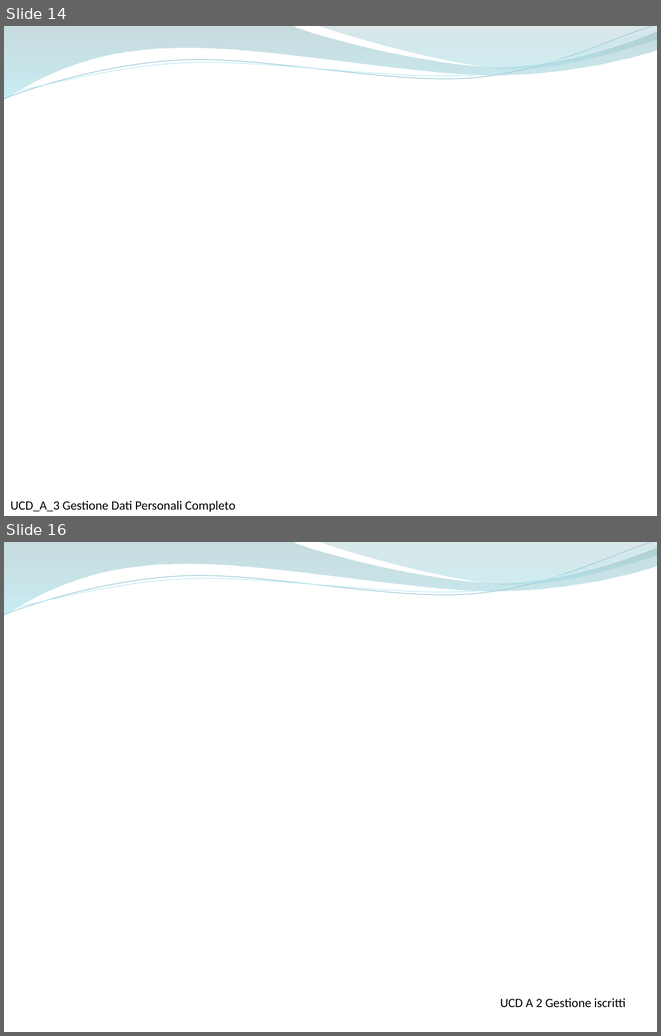
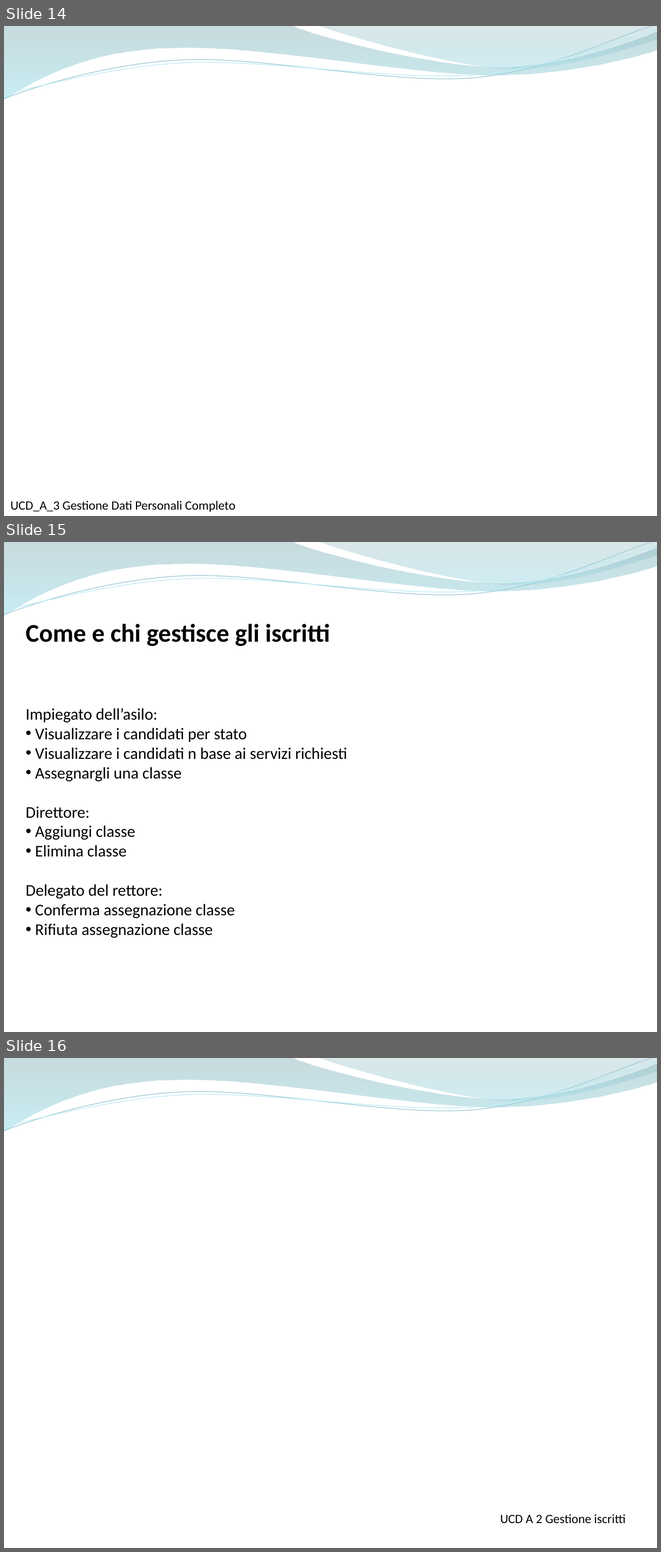
Before and after one commit to ammirate/at-silo, a slide deck: Presentazione/Atsilo1/[BOZZA] Atsilo_A_PresentazioneFinale copia.pptx. Shown one above the other, each under a label of ours: slides 14 and 16 before the commit, slides 14, 15 and 16 after it; the slides between them are not shown. The pictures are 661x1036 and 661x1552 pixels, drawn with LibreOffice and Linux fonts; fonts in the diff are those of the drawing; background and template pictures are left out. Boxes give left, top, right and bottom in pixels: in the first picture for what was removed or moved away, otherwise in the second. Text is boxed around its words. In the diff, an @@ line names an element or a change of style, - is before the commit and + after.

```diff
--- a/Presentazione/Atsilo1/[BOZZA] Atsilo_A_PresentazioneFinale copia.pptx
+++ b/Presentazione/Atsilo1/[BOZZA] Atsilo_A_PresentazioneFinale copia.pptx
@@ slide 15 added at box(4, 542, 657, 1032), background #FFFFFF; not listed: 4 template elements that a slide beside it also shows @@
@@ text added at box(26, 624, 330, 646), 28 pt, text #000000, bold @@
+Come e chi gestisce gli iscritti
@@ text added at box(26, 708, 347, 938), 18 pt, text #000000 @@
+Impiegato dell’asilo:
+• Visualizzare i candidati per stato
+• Visualizzare i candidati n base ai servizi richiesti
+• Assegnargli una classe
+Direttore:
+• Aggiungi classe
+• Elimina classe
+Delegato del rettore:
+• Conferma assegnazione classe
+• Rifiuta assegnazione classe
```
Also in this commit, not shown: 8 slides changed, 1 slide removed, 2 other files.
